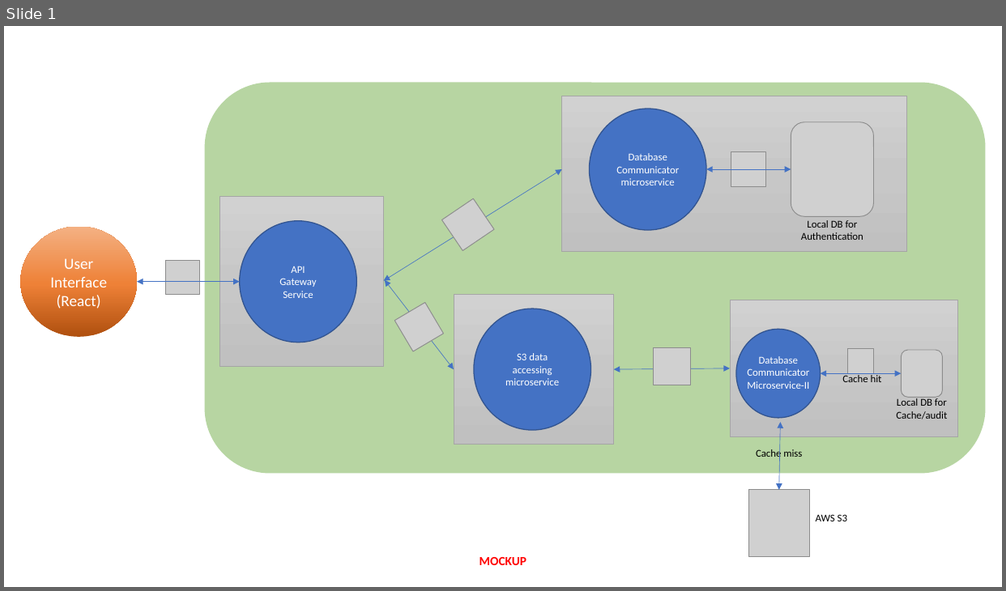
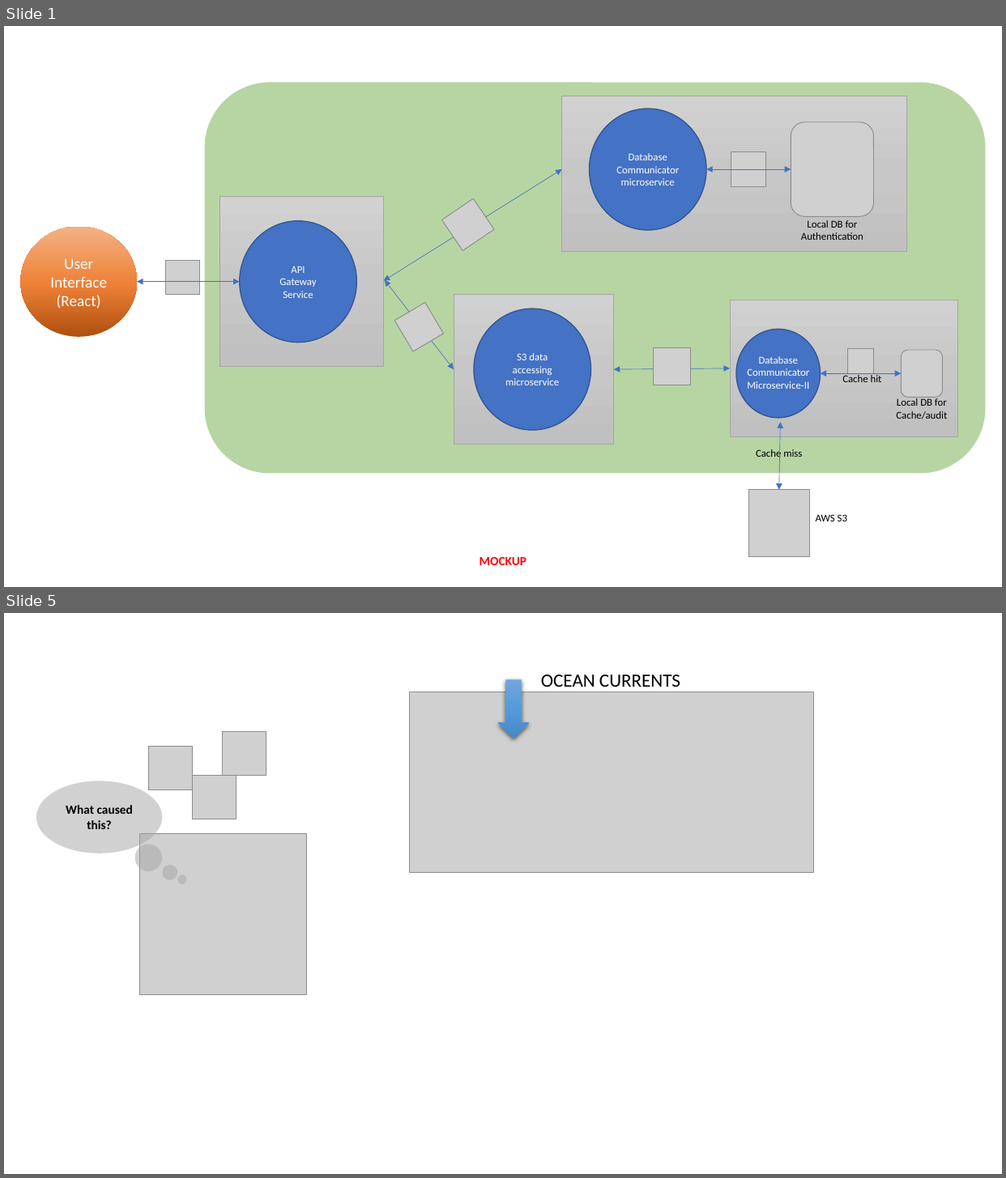
Before and after one commit to airavata-courses/scapsulators, a slide deck: Documentation/Microservices-Overview/Project-1.pptx. Shown one above the other, each under a label of ours: slide 1 before the commit, slides 1 and 5 after it; the slides between them are not shown. The pictures are 1006x591 and 1006x1178 pixels, drawn with LibreOffice and Linux fonts; fonts in the diff are those of the drawing; grey boxes stand for pictures. Boxes give left, top, right and bottom in pixels: in the first picture for what was removed or moved away, otherwise in the second. Text is boxed around its words. In the diff, an @@ line names an element or a change of style, - is before the commit and + after.

```diff
--- a/Documentation/Microservices-Overview/Project-1.pptx
+++ b/Documentation/Microservices-Overview/Project-1.pptx
@@ slide 5 added at (4, 613, 1002, 1174), background #FFFFFF @@
@@ down arrow added at (498, 679, 530, 738), fill gradient #71A6DB to #559BDB to #448ACA @@
@@ text added at (541, 675, 680, 687), 18 pt, text #000000 @@
+OCEAN CURRENTS
@@ picture added at (410, 692, 814, 873) @@
@@ picture added at (223, 732, 266, 776) @@
@@ picture added at (148, 747, 192, 790) @@
@@ ellipse added at (36, 781, 162, 854), fill #A5A5A5 at 50% opacity, 12 pt, text #000000, bold @@
+What caused this?
@@ picture added at (193, 776, 236, 819) @@
@@ ellipse added at (135, 845, 162, 871), fill #A5A5A5 at 50% opacity @@
@@ picture added at (139, 833, 306, 995) @@
@@ ellipse added at (162, 865, 177, 881), fill #A5A5A5 at 50% opacity @@
@@ ellipse added at (177, 875, 187, 884), fill #A5A5A5 at 50% opacity @@
```
Also in this commit, not shown: 12 other slides added, 3 other files.
